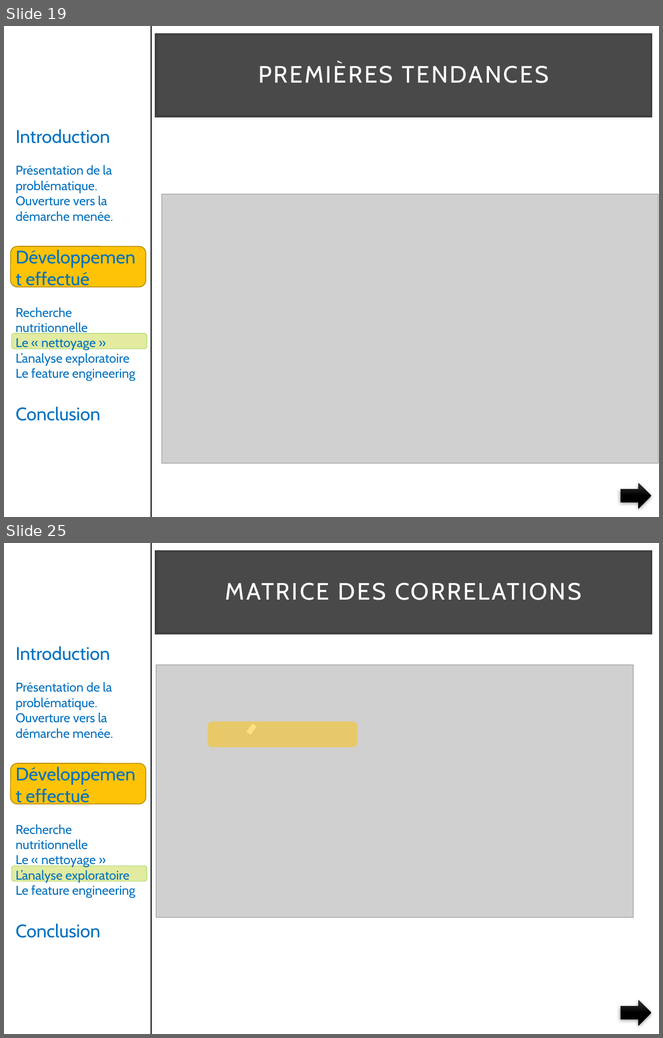
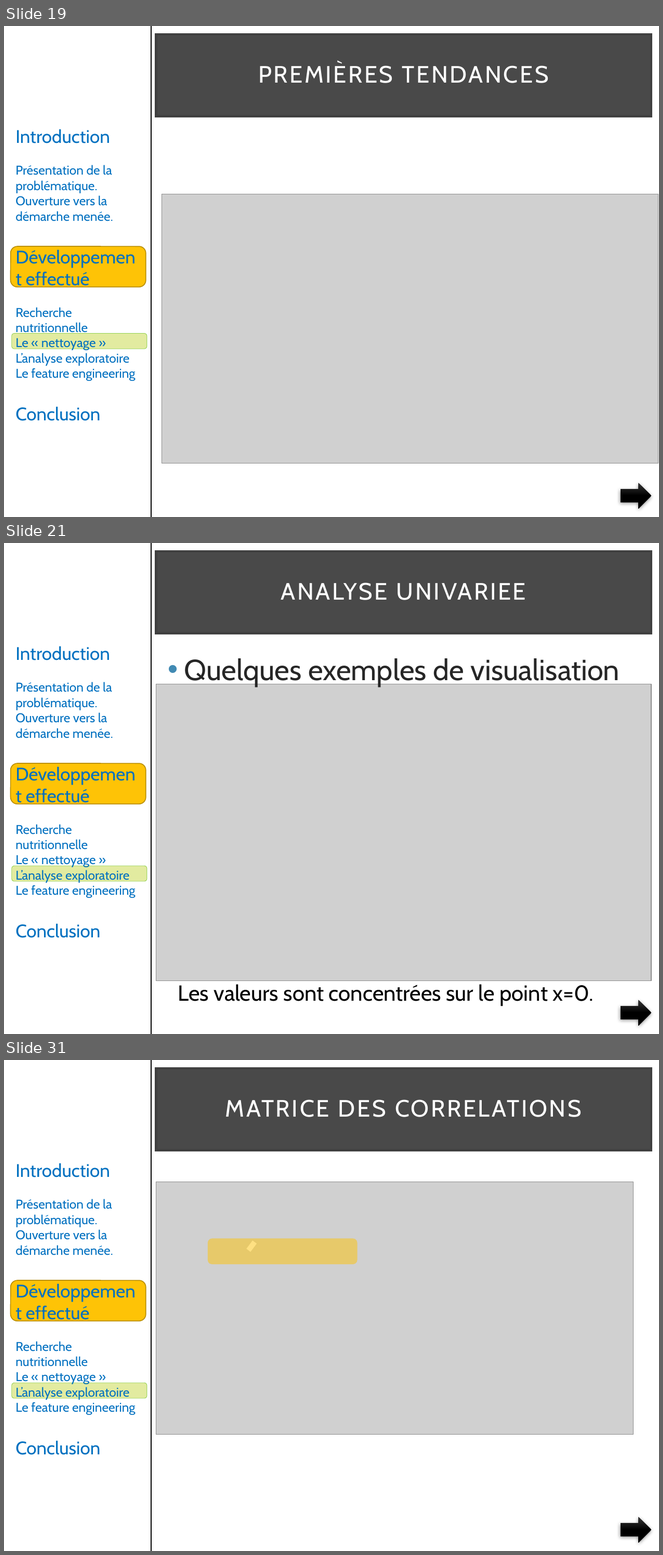
Before and after one commit to pfroide/python, a slide deck: Projet_2/presentation_v4.pptx. Shown one above the other, each under a label of ours: slides 19 and 25 before the commit, slides 19, 21 and 31 after it; the slides between them are not shown. The pictures are 663x1038 and 663x1555 pixels, drawn with LibreOffice and Linux fonts; fonts in the diff are those of the drawing; grey boxes stand for pictures. Boxes give left, top, right and bottom in pixels: in the first picture for what was removed or moved away, otherwise in the second. Text is boxed around its words. In the diff, an @@ line names an element or a change of style, - is before the commit and + after.

```diff
--- a/Projet_2/presentation_v4.pptx
+++ b/Projet_2/presentation_v4.pptx
@@ slide 21 added at bbox=[4, 543, 659, 1034], background #FFFFFF; not listed: 4 template elements that a slide beside it also shows @@
@@ title added at bbox=[156, 551, 651, 633], fill #0D0D0D at 75% opacity, outline #404040 2.5 pt, 26 pt, text #FFFFFF @@
+ANALYSE UNIVARIEE
@@ text added at bbox=[184, 658, 620, 687], 32 pt, text #262626 @@
+• Quelques exemples de visualisation
@@ picture added at bbox=[156, 684, 651, 981] @@
@@ text added at bbox=[178, 984, 594, 1006], 24 pt, text #000000 @@
+Les valeurs sont concentrées sur le point x=0.
@@ right arrow added at bbox=[621, 1000, 651, 1026], fill gradient #393939 to #000000 @@
@@ what was slide 25 is now slide 31 @@
```
Also in this commit, not shown: 5 slides changed, 8 other slides added, 3 slides removed.
